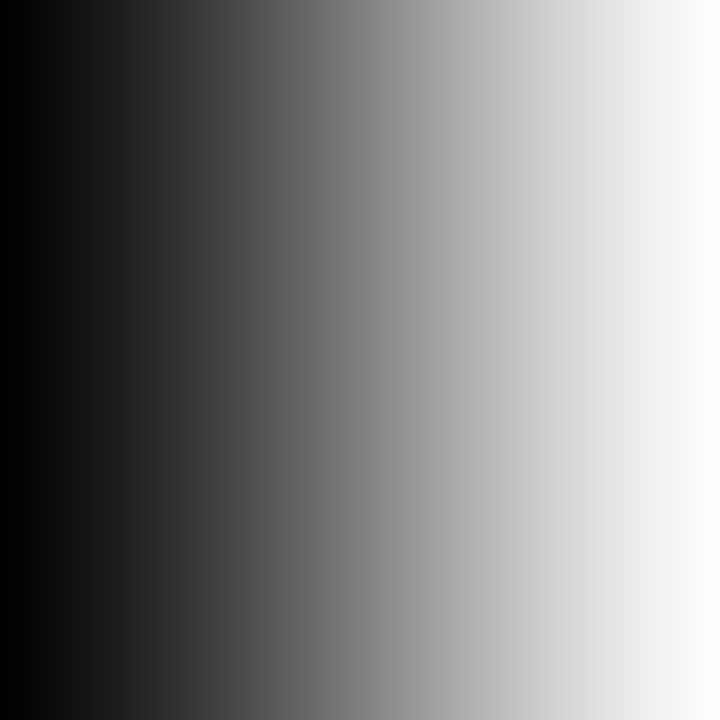
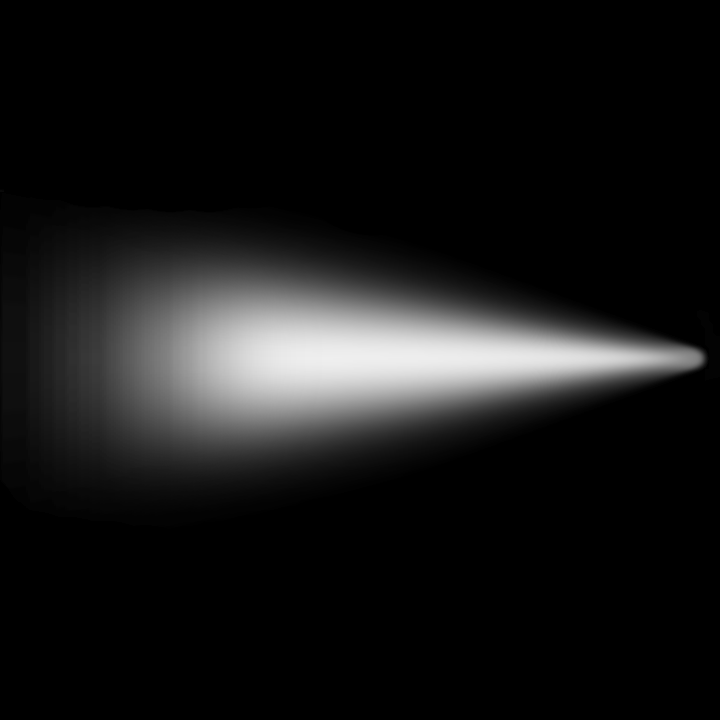
Layered file, before and after one edit (w=720, h=720). Changes by layer:
added layer "Layer 1 copy 4" above "Layer 1 copy 3" over 0, 189, 720, 534
added layer "Layer 1 copy 3" above "Layer 1 copy 2" over 0, 189, 720, 534
added layer "Layer 1 copy 2" above "Background" over 0, 189, 720, 534
